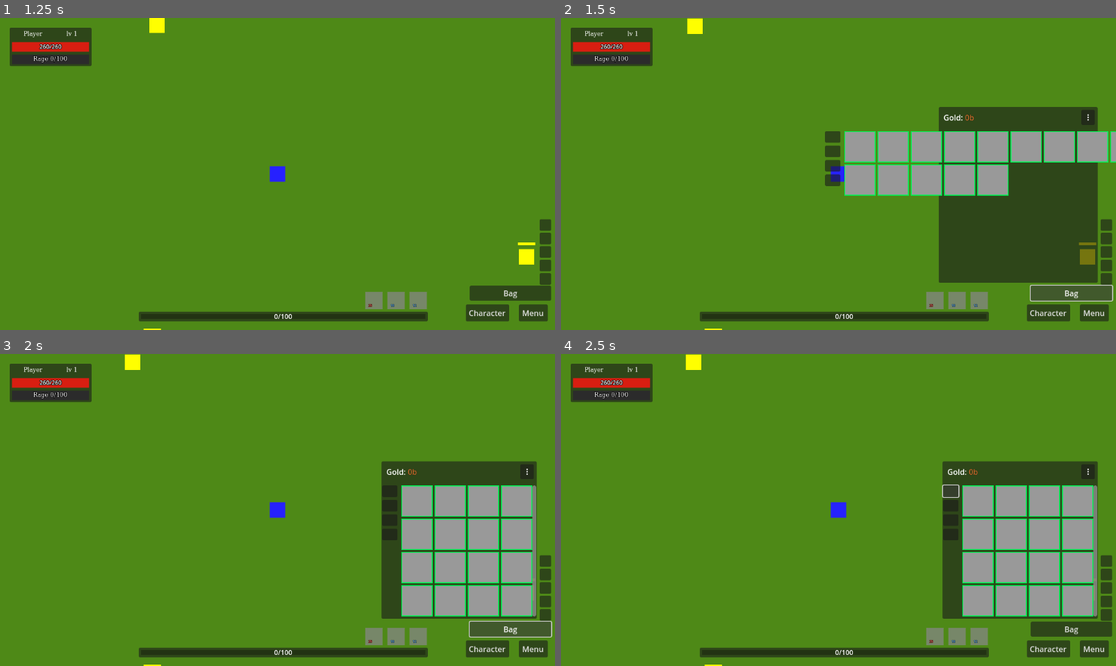
Above: before the commit, frames 1-4 (two rows, left to right).
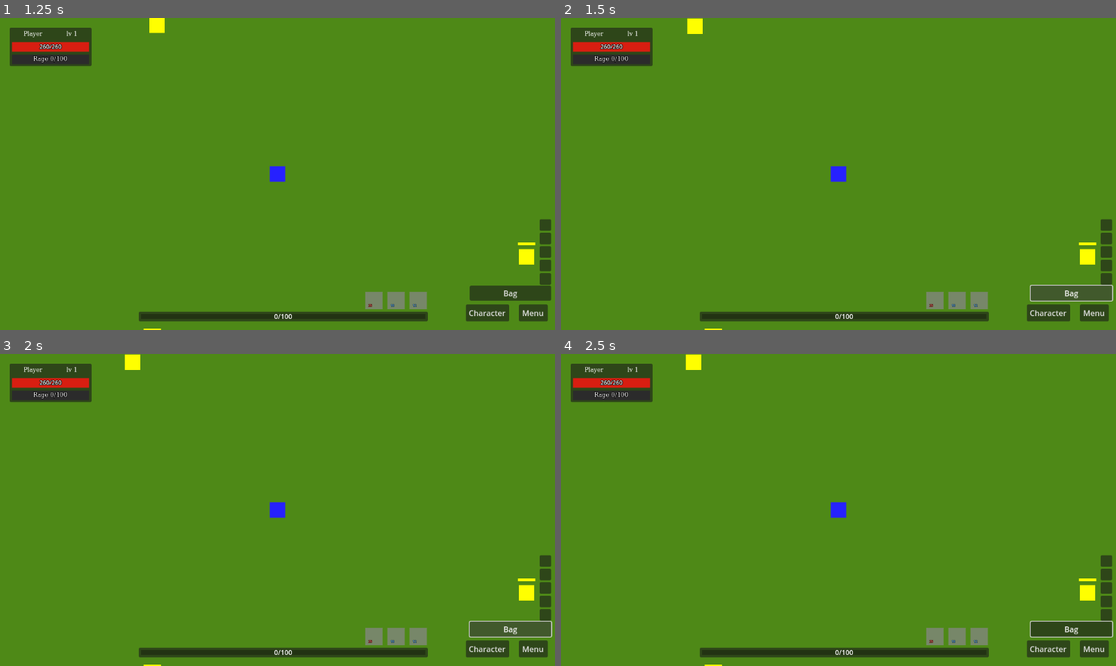
Above: after the commit, the same moments.

Repository: denisshkytko/mmo-mvp-godot
Game: Godot game, scene res://game/scenes/Main.tscn
Same seed, same stepped clock (60 frames per second), same inputs: the game is played once before the commit and once after it. This scene is started directly instead of the project's main scene. The engine's default icon, where the game draws it, is replaced by a stand-in: a white triangle on a blue panel in a dark square.
Inputs (mouse positions are in pixels of both pictures, inside the frame that each line leads up to):
- Up to frame 1 (1.25 s): drag from (416, 301) to (88, 326) at 0.52 s
- Up to frame 2 (1.5 s): click "Bag" at 1.25 s
- Up to frame 3 (2 s): no input
- Up to frame 4 (2.5 s): click (949, 491) at 2.02 s

Frame 1 is identical in both runs. In frame 2, 20% of the frame differs, in the area x 47-100%, y 28-85%; in frame 3, 14%; in frame 4, 14%.
Error after the commit: Parse Error: Cannot find member "SCROLL_MODE_ALWAYS" in base "ScrollContainer". (res://ui/game/hud/inventory_hud.gd:1977)

Commit message:
Rework inventory grid scroll sizing logic

Diff:
--- a/ui/game/hud/inventory_hud.gd
+++ b/ui/game/hud/inventory_hud.gd
@@ -3,7 +3,10 @@
 const TOOLTIP_BUILDER := preload("res://ui/game/hud/tooltip_text_builder.gd")
 @onready var panel: Control = $Panel
 @onready var gold_label: RichTextLabel = $Panel/GoldLabel
+@onready var content: Control = $Panel/Content
+@onready var grid_scroll: ScrollContainer = $Panel/Content/GridScroll
 @onready var grid: GridContainer = $Panel/Content/GridScroll/Grid
+@onready var bag_slots: Control = $Panel/Content/BagSlots
 
 @onready var bag_button: Button = $BagButton
 @onready var bag_slot1: Button = $Panel/Content/BagSlots/BagSlot1
@@ -68,7 +71,7 @@
 var _settings_apply: Button = null
 var _settings_sort: Button = null
 
-var _grid_columns: int = 4 # default layout for 16 slots
+var _grid_columns: int = 6 # default layout for inventory
 
 const _GRID_CFG_PATH := "user://inventory_grid.cfg"
 const _GRID_CFG_SECTION := "inventory_hud"
@@ -782,40 +785,75 @@
 	cfg.set_value(_GRID_CFG_SECTION, _GRID_CFG_KEY_COLUMNS, _grid_columns)
 	cfg.save(_GRID_CFG_PATH)
 
-func _measure_panel_size_for_columns(cols: int, total_slots: int) -> Vector2:
-	# Measuring should not permanently mutate the live grid.
-	var prev_cols: int = grid.columns
-	# Ensure we have enough slot panels to measure accurately.
+func _get_panel_max_size_from_anchor() -> Vector2:
+	var vp_size: Vector2 = get_viewport().get_visible_rect().size
+	if not _panel_anchor_valid:
+		return vp_size
+	var max_panel_w: float = min(vp_size.x, _panel_anchor_br.x)
+	var max_panel_h: float = min(vp_size.y, _panel_anchor_br.y)
+	return Vector2(max_panel_w, max_panel_h)
+
+func _compute_fixed_padding() -> Dictionary:
+	var header_h: float = 50.0
+	var pad_right: float = 5.0
+	var pad_bottom: float = 5.0
+	var pad_left: float = 0.0
+	var pad_top: float = 0.0
+	if grid_scroll != null and panel != null:
+		var grid_pos := grid_scroll.get_global_position() - panel.get_global_position()
+		pad_left = grid_pos.x
+		pad_top = grid_pos.y
+	return {
+		"pad_left": pad_left,
+		"pad_top": pad_top,
+		"pad_right": pad_right,
+		"pad_bottom": pad_bottom,
+		"header_h": header_h
+	}
+
+func _compute_layout_for_columns(cols: int, total_slots: int) -> Dictionary:
 	_ensure_grid_child_count(total_slots)
 	grid.columns = max(1, cols)
 	await get_tree().process_frame
-	var grid_size: Vector2 = grid.get_combined_minimum_size()
-
-	# Padding based on current layout in the scene (matches offsets in InventoryHUD.tscn)
-	var grid_pos := grid.get_global_position() - panel.get_global_position()
-	var pad_left: float = grid_pos.x
-	var pad_top: float = grid_pos.y
-	var pad_right: float = 5.0
-	var pad_bottom: float = 5.0
-	# Include header (gold label + settings button row)
-	pad_top = min(pad_top, gold_label.position.y)
-	var header_h: float = 50.0
-
-	var size := Vector2(pad_left + grid_size.x + pad_right, header_h + grid_size.y + pad_bottom)
-	# Restore previous grid columns to avoid visual jumps when a candidate doesn't apply.
-	grid.columns = prev_cols
-	return size
+	var grid_min: Vector2 = grid.get_combined_minimum_size()
+	var max_panel: Vector2 = _get_panel_max_size_from_anchor()
+	var pads: Dictionary = _compute_fixed_padding()
+	var pad_left: float = float(pads.get("pad_left", 0.0))
+	var pad_right: float = float(pads.get("pad_right", 5.0))
+	var pad_bottom: float = float(pads.get("pad_bottom", 5.0))
+	var header_h: float = float(pads.get("header_h", 50.0))
+	var bag_min: Vector2 = bag_slots.get_combined_minimum_size() if bag_slots != null else Vector2.ZERO
+	var scroll_w: float = grid_min.x
+	var scroll_h: float = grid_min.y
+	var content_h: float = max(bag_min.y, scroll_h)
+	var panel_w: float = pad_left + scroll_w + pad_right
+	var panel_h: float = header_h + content_h + pad_bottom
+	var use_scroll: bool = panel_h > max_panel.y
+	var scroll_view_h: float = scroll_h
+	if use_scroll:
+		panel_h = max_panel.y
+		var available_content_h: float = max_panel.y - header_h - pad_bottom
+		scroll_view_h = clamp(available_content_h, 65.0, grid_min.y)
+		content_h = max(bag_min.y, scroll_view_h)
+	var scroll_view_size := Vector2(scroll_w, scroll_view_h)
+	var panel_size := Vector2(panel_w, panel_h)
+	return {
+		"grid_min": grid_min,
+		"scroll_view_size": scroll_view_size,
+		"panel_size": panel_size,
+		"use_scroll": use_scroll
+	}
 
 func _can_fit_columns(cols: int, total_slots: int) -> bool:
 	if not _panel_anchor_valid:
 		return true
-	var vp_size: Vector2 = get_viewport().get_visible_rect().size
-	# Anchor must itself be on-screen for the "bottom-right fixed" guarantee to make sense.
-	if _panel_anchor_br.x > vp_size.x or _panel_anchor_br.y > vp_size.y:
+	var max_panel: Vector2 = _get_panel_max_size_from_anchor()
+	var layout: Dictionary = await _compute_layout_for_columns(cols, total_slots)
+	var panel_size: Vector2 = layout.get("panel_size", Vector2.ZERO)
+	var scroll_view: Vector2 = layout.get("scroll_view_size", Vector2.ZERO)
+	if scroll_view.y < 65.0:
 		return false
-	var size: Vector2 = await _measure_panel_size_for_columns(cols, total_slots)
-	var new_pos: Vector2 = _panel_anchor_br - size
-	return new_pos.x >= 0.0 and new_pos.y >= 0.0
+	return panel_size.x <= max_panel.x
 
 func _ensure_columns_fit_view(total_slots: int) -> void:
 	# If the current grid layout would push the panel off-screen, automatically choose a
@@ -1918,29 +1956,36 @@
 		_update_quick_cooldown(b, item_id)
 
 
-func _update_panel_size_to_fit_grid(_total_slots: int) -> void:
-	# Make the background panel resize to fully contain the grid.
+func _update_panel_size_to_fit_grid(total_slots: int) -> void:
+	# Size grid scroll viewport first, then derive Content + Panel sizes.
 	# We keep bottom-right stable via _refresh_layout_anchor().
-	if panel == null or grid == null:
-		return
-	# Ensure grid has correct column count before measuring.
+	if panel == null or grid == null or grid_scroll == null or content == null:
+		return
+	var layout: Dictionary = await _compute_layout_for_columns(_grid_columns, total_slots)
+	var grid_min: Vector2 = layout.get("grid_min", Vector2.ZERO)
+	var scroll_view: Vector2 = layout.get("scroll_view_size", Vector2.ZERO)
+	var panel_size: Vector2 = layout.get("panel_size", Vector2.ZERO)
+	var use_scroll: bool = bool(layout.get("use_scroll", false))
+
 	grid.columns = max(1, _grid_columns)
-	await get_tree().process_frame
-	var grid_size: Vector2 = grid.get_combined_minimum_size()
-	# Padding based on current layout in the scene (matches offsets in InventoryHUD.tscn)
-	var grid_pos := grid.get_global_position() - panel.get_global_position()
-	var pad_left: float = grid_pos.x
-	var pad_top: float = grid_pos.y
-	var pad_right: float = 5.0
-	var pad_bottom: float = 5.0
-	# Include header (gold label + settings button row)
-	pad_top = min(pad_top, gold_label.position.y)
-	var header_h: float = 50.0
-	# Resize grid and panel
-	grid.size = grid_size
-	var new_size := Vector2(pad_left + grid_size.x + pad_right, header_h + grid_size.y + pad_bottom)
-	panel.custom_minimum_size = new_size
-	panel.size = new_size
+	grid.custom_minimum_size = grid_min
+	grid.size = grid_min
+
+	grid_scroll.custom_minimum_size = scroll_view
+	grid_scroll.size = scroll_view
+	grid_scroll.horizontal_scroll_mode = ScrollContainer.SCROLL_MODE_DISABLED
+	grid_scroll.vertical_scroll_mode = ScrollContainer.SCROLL_MODE_ALWAYS if use_scroll else ScrollContainer.SCROLL_MODE_DISABLED
+
+	var bag_min: Vector2 = bag_slots.get_combined_minimum_size() if bag_slots != null else Vector2.ZERO
+	var separation: float = 0.0
+	if content != null:
+		separation = float(content.get_theme_constant("separation"))
+	var content_size := Vector2(bag_min.x + separation + scroll_view.x, max(bag_min.y, scroll_view.y))
+	content.custom_minimum_size = content_size
+	content.size = content_size
+
+	panel.custom_minimum_size = panel_size
+	panel.size = panel_size
 	# Keep the settings UI pinned to the panel's top-right corner.
 	var m: float = 6.0
 	if _settings_button != null:
